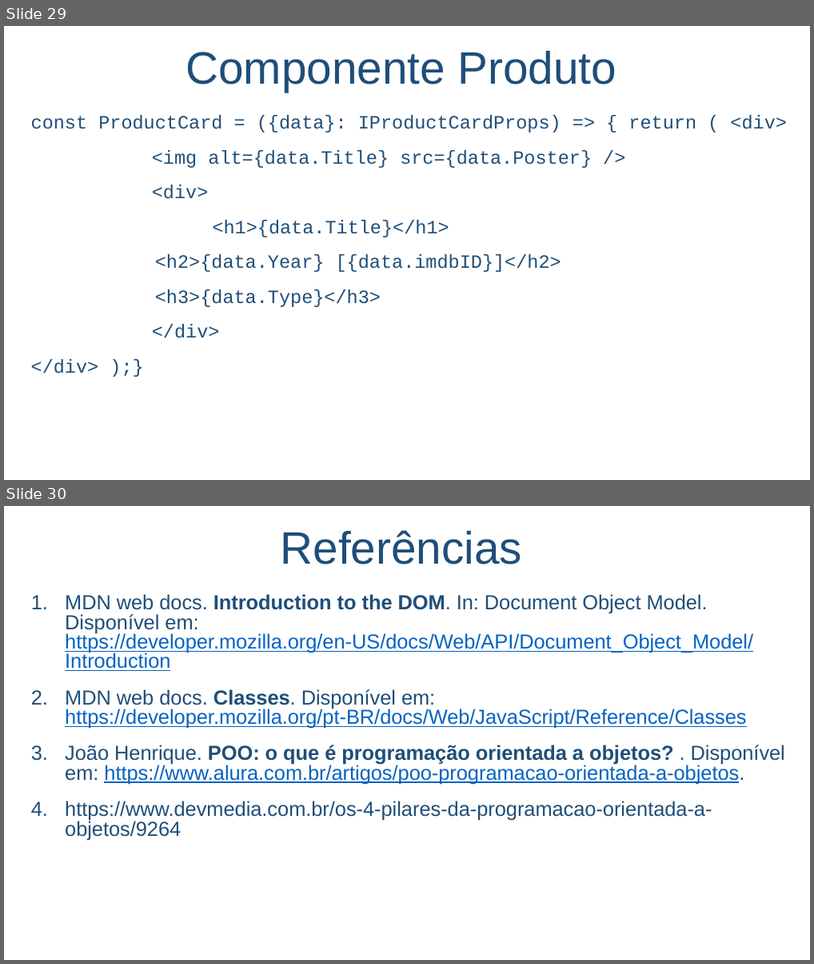
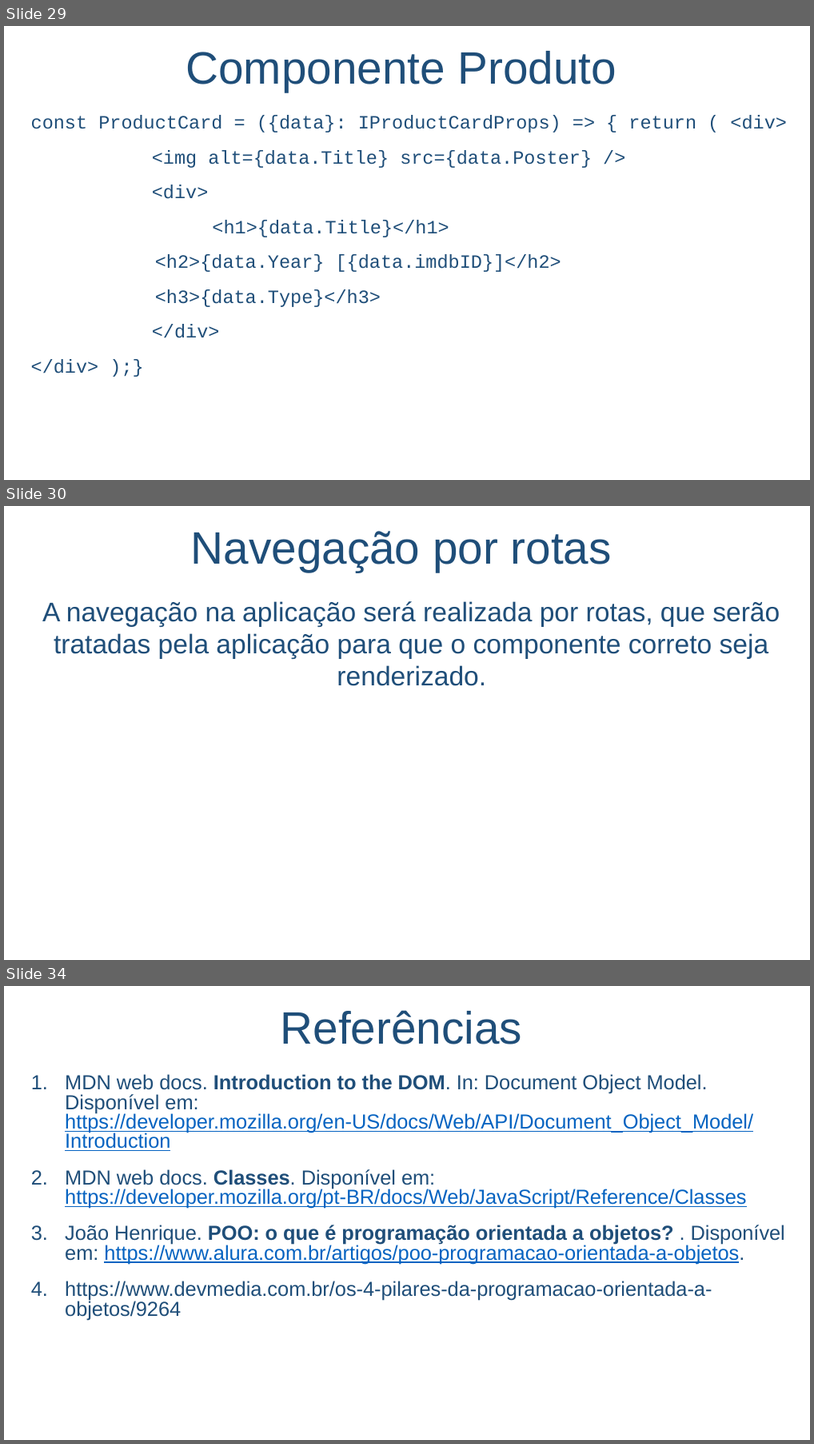
Before and after one commit to salmo-jr/public-slides, a slide deck: React.pptx. Shown one above the other, each under a label of ours: slides 29 and 30 before the commit, slides 29, 30 and 34 after it; the slides between them are not shown. The pictures are 814x964 and 814x1444 pixels, drawn with LibreOffice and Linux fonts; fonts in the diff are those of the drawing; background and template pictures are left out. Boxes give left, top, right and bottom in pixels: in the first picture for what was removed or moved away, otherwise in the second. Text is boxed around its words. In the diff, an @@ line names an element or a change of style, - is before the commit and + after.

```diff
--- a/React.pptx
+++ b/React.pptx
@@ slide 30 added at (4, 506, 810, 960), background picture (left out) @@
@@ text added at (191, 531, 612, 572), 54 pt, text #1F4E79 @@
+Navegação por rotas
@@ text added at (42, 601, 780, 686), 32 pt, text #1F4E79 @@
+A navegação na aplicação será realizada por rotas, que serão tratadas pela aplicação para que o componente correto seja renderizado.
@@ what was slide 30 is now slide 34 @@
```
Also in this commit, not shown: 3 other slides added, 1 other file.
